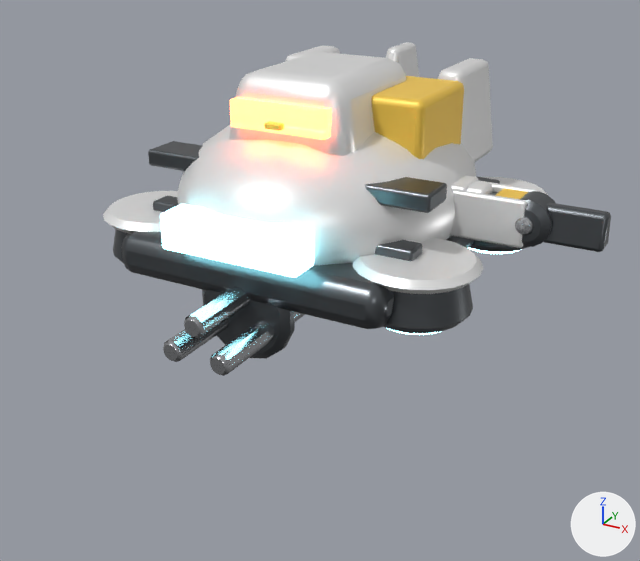
One commit to the glTF model public/assets/models/robots/hover/burst.glb: the scene before it, then after it.
Before and after are seen from a camera (50 mm lens) standing at (0.59, -1.106, 0.397) and looking at (0.06, -0.142, -0.085). The lights are fixed; the arrows at lower right show +X, +Y and +Z. The older version comes first. Vertices at exactly the same position are counted once.

The first picture shows 'Barrel', 'Hull', 'LegLower', 'LegUpper', 'Turret'.
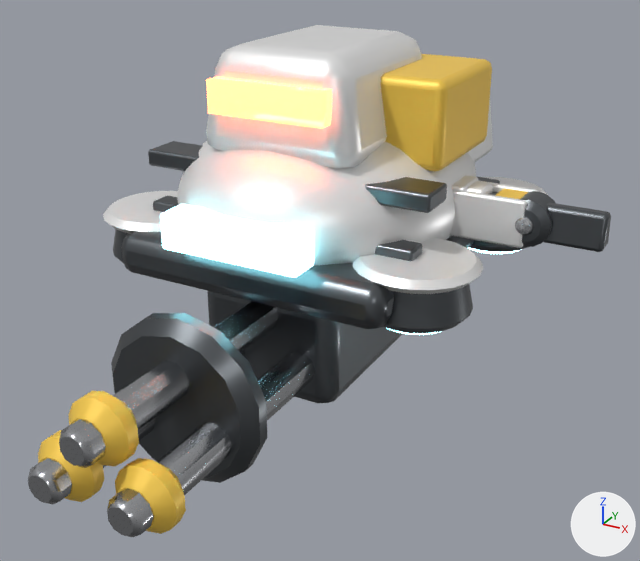
Pixel boxes (x1, y1, x2, y2) of what changed, in the pictures (640 x 561 px; the box of a moved part takes in the faces that stretch with it):
'Barrel', reshaped: before (163, 287, 305, 376); after (28, 291, 403, 537)
'Turret', rescaled: before (229, 52, 464, 159); after (206, 25, 492, 172)
part 1 of me_barrel, moved or reshaped (not visible before): after (207, 291, 403, 403)
part 2 of me_barrel, moved or reshaped: before (202, 289, 295, 359); after (111, 313, 267, 483)
part 3 of me_barrel, moved or reshaped: before (184, 287, 250, 338); after (59, 301, 279, 468)
part 4 of me_barrel, added (yellow): after (38, 430, 104, 502)
part 5 of me_barrel, added (yellow): after (115, 458, 186, 534)
part 6 of me_barrel, added (yellow): after (69, 391, 139, 467)
part 7 of me_barrel, added: after (28, 350, 246, 505)
part 8 of me_barrel, added: after (107, 351, 315, 537)
part 9 of me_barrel, deleted: before (210, 312, 305, 376)
part 10 of me_barrel, deleted: before (163, 319, 229, 362)

Edits to the bpy script that builds the scene:
```text
Change me_barrel:
    used by ob_barrel; location = (0.0, 0.0, 0.0)
    remove me_barrel.from_pydata(...)  # 276 vertices, 532 faces; spans x -0.068..0.068, y -0.35..0.12, z -0.175..-0.035
    add me_barrel.from_pydata(...)  # 430 vertices, 828 faces; spans x -0.109..0.109, y -0.56..0.192, z -0.28..-0.056
    me_barrel part 1: the loose piece of 56 vertices spanning x -0.065..0.065, y -0.12..0.12, z -0.16..-0.06 is scaled about the mesh origin by 1.6
    me_barrel part 2: the loose piece of 56 vertices spanning x -0.068..0.068, y -0.245..-0.215, z -0.175..-0.035 is scaled about the mesh origin by 1.6
    me_barrel part 3: the loose piece of 58 vertices spanning x -0.015..0.015, y -0.35..-0.05, z -0.094..-0.066 is scaled about the mesh origin by 1.6
    me_barrel part 4: a new loose piece of 56 vertices spanning x -0.097..-0.015, y -0.536..-0.488, z -0.237..-0.154, in mat_hazard (yellow #f9ce50)
    me_barrel part 5: a new loose piece of 56 vertices spanning x 0.015..0.097, y -0.536..-0.488, z -0.237..-0.154, in mat_hazard (yellow #f9ce50)
    me_barrel part 6: a new loose piece of 56 vertices spanning x -0.041..0.041, y -0.536..-0.488, z -0.17..-0.086, in mat_hazard (yellow #f9ce50)
    me_barrel part 7: a new loose piece of 46 vertices spanning x -0.08..-0.032, y -0.56..-0.08, z -0.218..-0.172, in mat_steel (grey #b5b6ba)
    me_barrel part 8: a new loose piece of 46 vertices spanning x 0.032..0.08, y -0.56..-0.08, z -0.218..-0.172, in mat_steel (grey #b5b6ba)
    me_barrel part 9: the loose piece of 53 vertices spanning x 0.02..0.05, y -0.35..-0.05, z -0.136..-0.108 is deleted
    me_barrel part 10: the loose piece of 53 vertices spanning x -0.05..-0.02, y -0.35..-0.05, z -0.136..-0.108 is deleted
    add me_barrel.materials.append(mat_hazard)  # yellow #f9ce50
Change me_turret:
    used by ob_turret; location = (0.0, 0.0, 0.0)
    remove me_turret.from_pydata(...)  # 216 vertices, 416 faces; spans x -0.11..0.16, y -0.15..0.11, z 0.035..0.18
    add me_turret.from_pydata(...)  # 216 vertices, 416 faces; spans x -0.132..0.192, y -0.18..0.132, z 0.042..0.216
    me_turret part 11: the whole mesh is scaled about the mesh origin by 1.2
```
